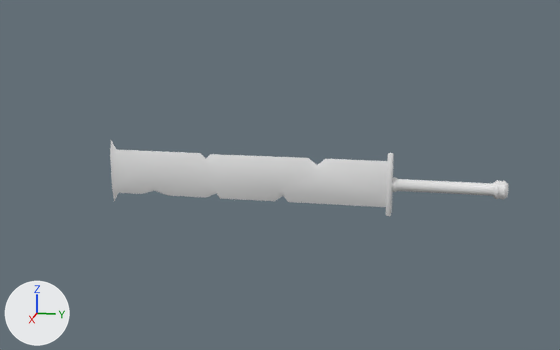
Before and after pictures for a commit that changed the FBX model Assets/_3DModels/Characters/Skeleton/sword_squelette_low.fbx.
Before and after are seen from a 50 mm lens placed at (1.593, -0.085, 0.408), pointed at (-0.007, -0.405, 0.008). The lights are fixed; the arrows at lower left show +X, +Y and +Z. Where no turn or scale is listed for an object, it has been applied to the vertices.

In view in the first picture: 'sword_squellette'.
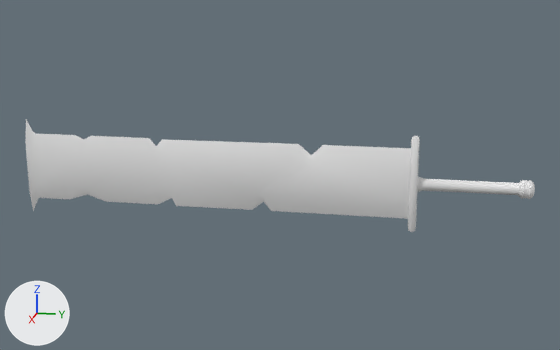
The change, as a list of edits to the scene's bpy script:
```text
Change me_mesh:
    used by ob_sword_squellette; location = (0.0, -0.051, 0.0)
    remove me_mesh.from_pydata(...)  # 455 vertices, 446 faces; spans x -0.02..0.02, y -0.737..0.121, z -0.072..0.072
    add me_mesh.from_pydata(...)  # 455 vertices, 446 faces; spans x -0.027..0.027, y -0.99..0.121, z -0.11..0.11
    me_mesh part 1: 152 of 455 vertices moved; they spanned x -0.02..0.02, y -0.737..-0.113, z -0.072..0.072 and now span x -0.027..0.027, y -0.99..-0.111, z -0.11..0.11; mean shift (0.0, -0.112, 0.0); largest move (0.0, -0.737, -0.072) -> (0.0, -0.99, -0.11)
Change ob_sword_squellette:
    ob_sword_squellette.location: (0.0, -0.051, 0.0) -> (0.0, 0.0, 0.004)
```

Where the change shows, as pixel boxes [x1, y1, x2, y2] in the pictures (560 x 350 px; the box of a moved part takes in the faces that stretch with it):
'sword_squellette', reshaped, moved (28% wider, 50% taller)
    before: [110, 141, 508, 216]
    after: [25, 119, 535, 232]
part 1 of me_mesh, moved or reshaped
    before: [110, 141, 394, 216]
    after: [25, 119, 420, 232]
